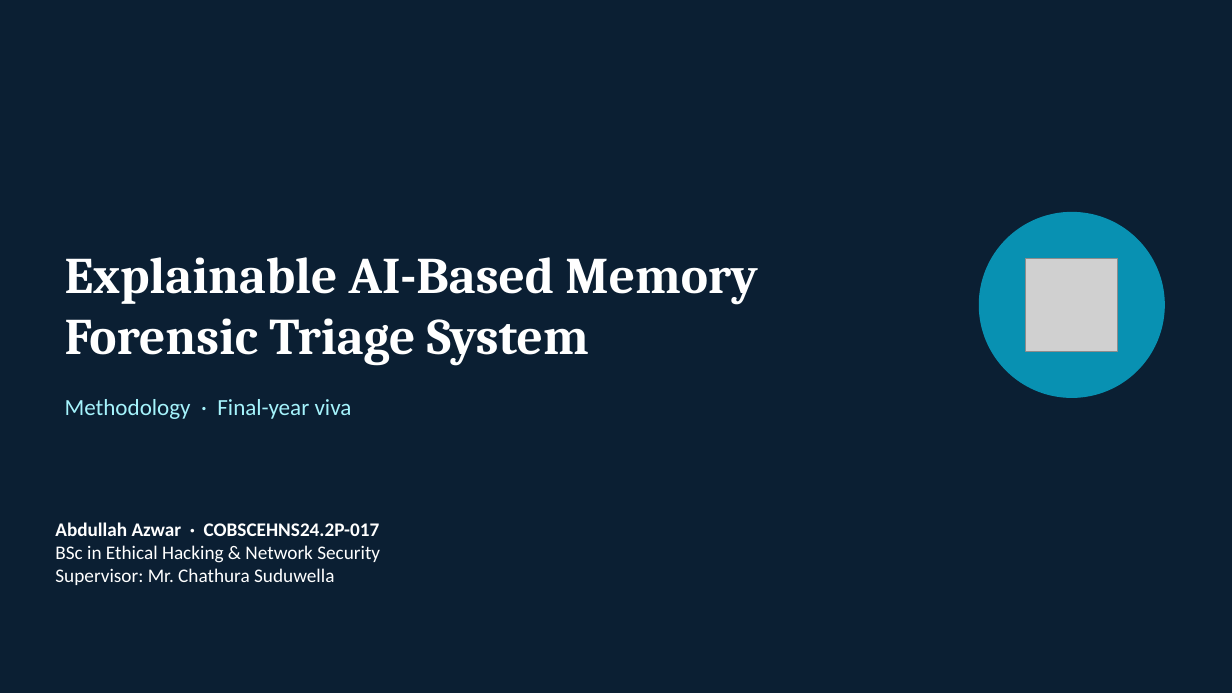
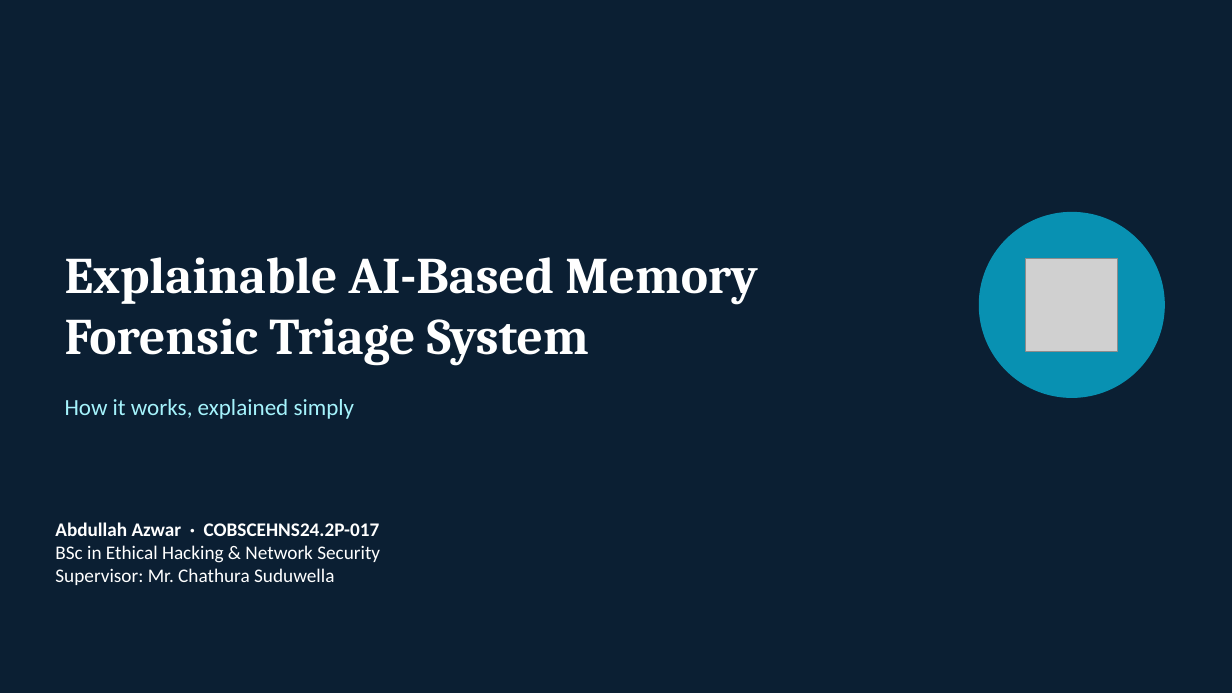
Before and after one commit to abdullahazwarsec-arch/Memory-Forensic-Triage-AI, a slide deck: slide 1 of docs/Methodology_Viva_Presentation.pptx. Drawn at 1232x693 pixels with LibreOffice and Linux fonts; fonts in the diff are those of the drawing; grey boxes stand for pictures. Boxes give left, top, right and bottom in pixels: in the first picture for what was removed or moved away, otherwise in the second. Text is boxed around its words. In the diff, an @@ line names an element or a change of style, - is before the commit and + after.

```diff
--- a/docs/Methodology_Viva_Presentation.pptx
+++ b/docs/Methodology_Viva_Presentation.pptx
@@ text at box(65, 399, 355, 419): text changed @@
-Methodology · Final-year viva
+How it works, explained simply
```
Also in this commit, not shown: 2 other slides changed, 9 slides added, 11 slides removed, 1 other file.
